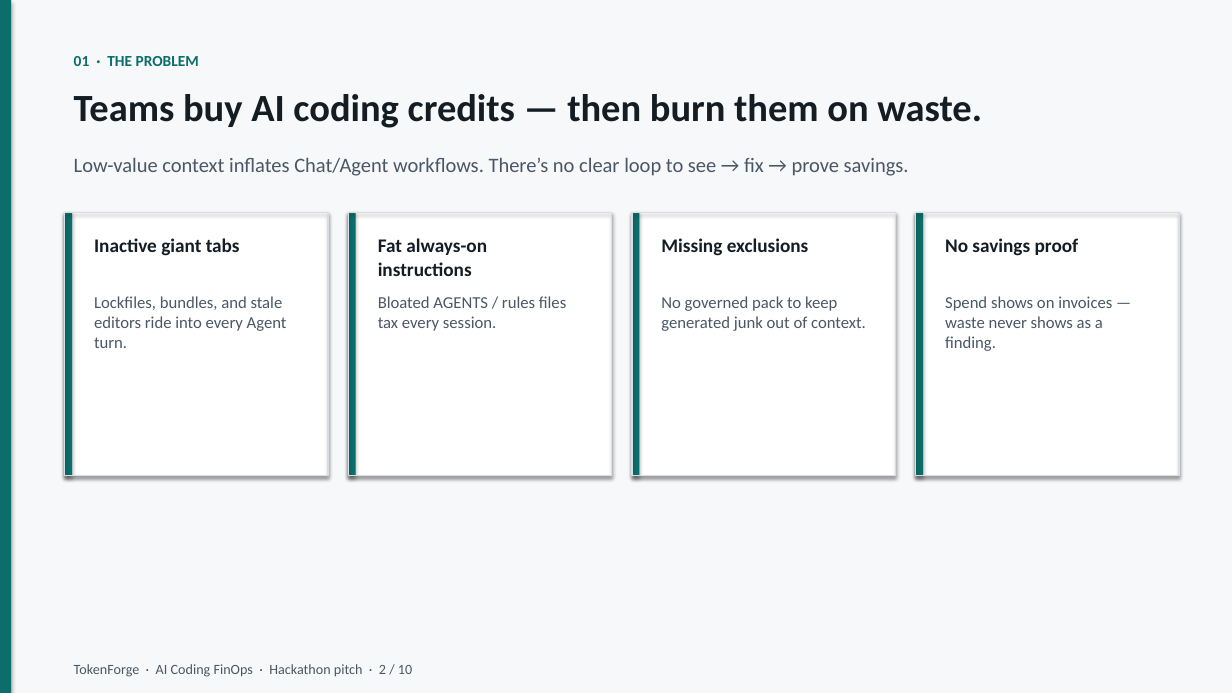
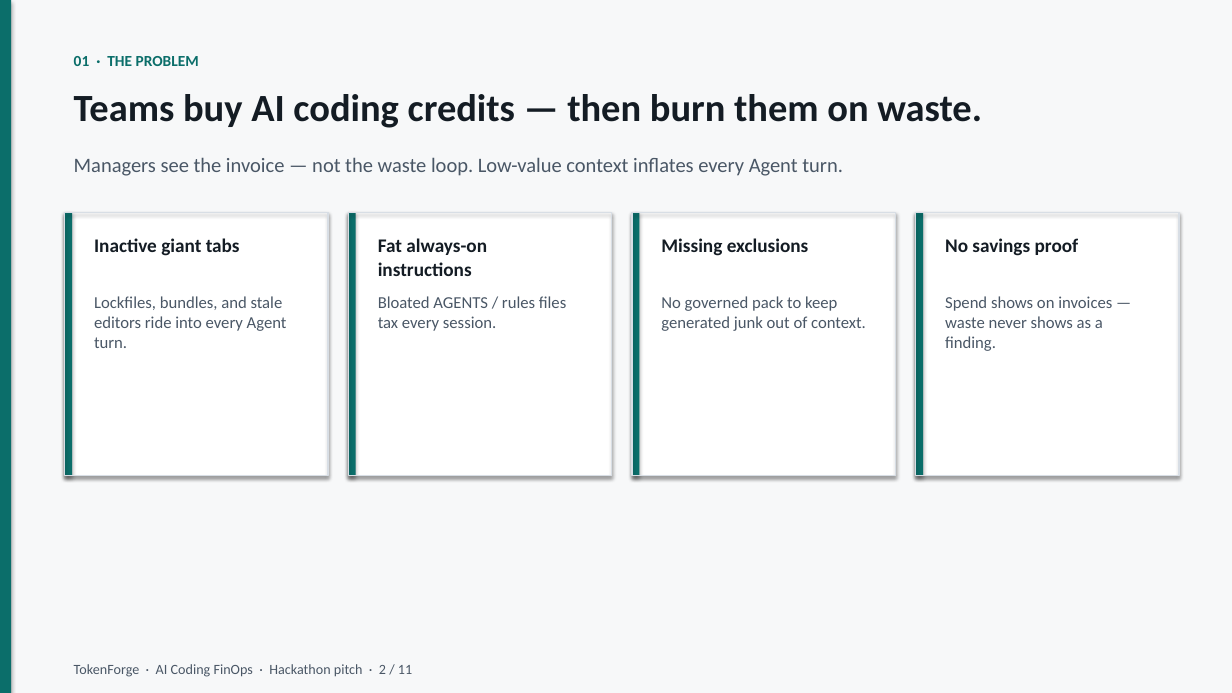
Before and after one commit to JordyNicholas/TokenForge, a slide deck: slide 2 of docs/pitch/TokenForge-Pitch.pptx. Drawn at 1232x693 pixels with LibreOffice and Linux fonts; fonts in the diff are those of the drawing. Boxes give left, top, right and bottom in pixels: in the first picture for what was removed or moved away, otherwise in the second. Text is boxed around its words. In the diff, an @@ line names an element or a change of style, - is before the commit and + after.

```diff
--- a/docs/pitch/TokenForge-Pitch.pptx
+++ b/docs/pitch/TokenForge-Pitch.pptx
@@ text at <box>74,157,843,176</box>: text changed @@
-Low-value context inflates Chat/Agent workflows. There’s no clear loop to see → fix → prove savings.
+Managers see the invoice — not the waste loop. Low-value context inflates every Agent turn.
@@ text at <box>74,664,412,677</box>: text changed @@
-TokenForge · AI Coding FinOps · Hackathon pitch · 2 / 10
+TokenForge · AI Coding FinOps · Hackathon pitch · 2 / 11
```
Also in this commit, not shown: 5 other slides changed, 3 slides added, 2 slides removed, 2 other files.
